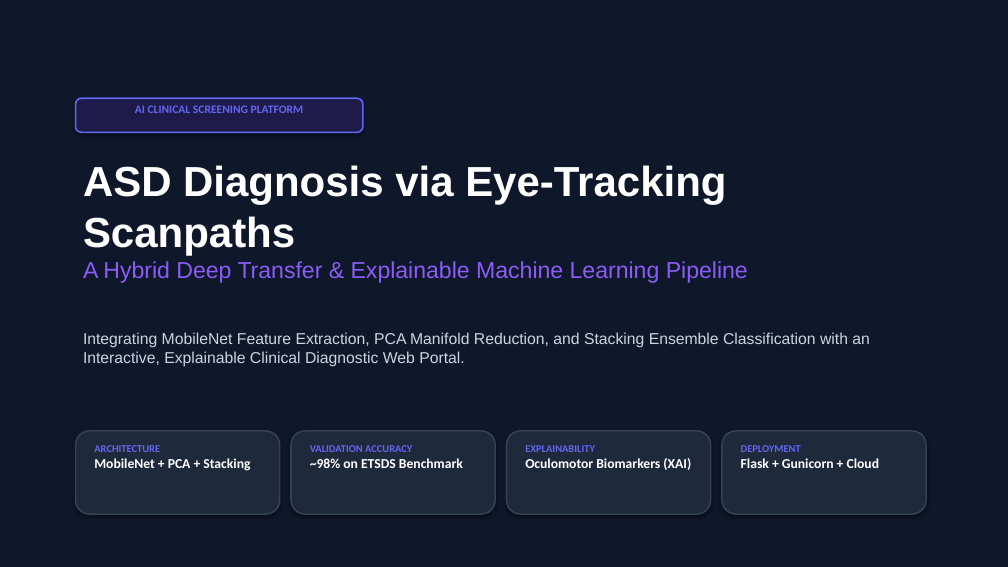
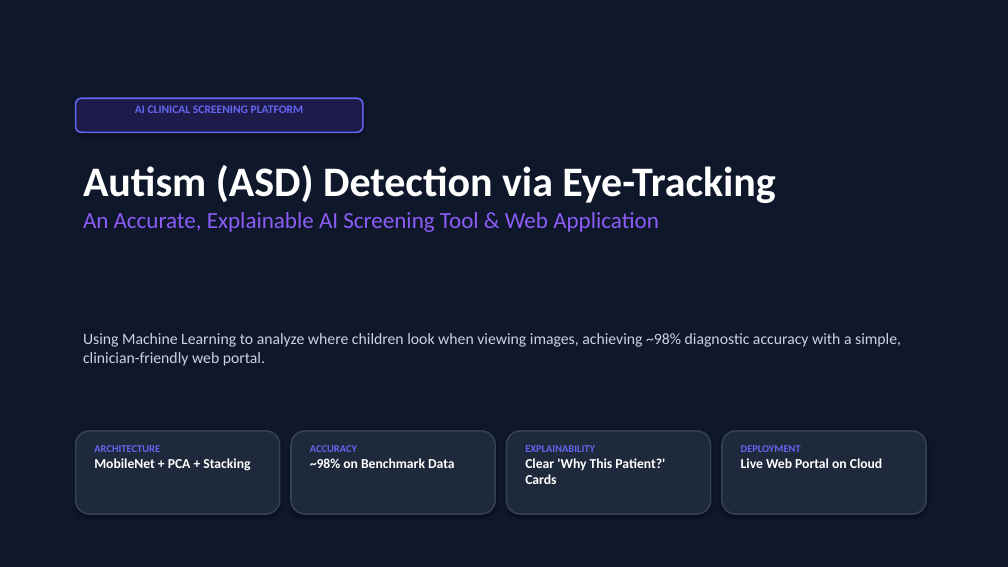
Before and after one commit to nandini-rathod/asd-eye-tracking, a slide deck: slide 1 of ASD_EyeTracking_Presentation.pptx. Drawn at 1008x567 pixels with LibreOffice and Linux fonts; fonts in the diff are those of the drawing. Boxes give left, top, right and bottom in pixels: in the first picture for what was removed or moved away, otherwise in the second. Text is boxed around its words. In the diff, an @@ line names an element or a change of style, - is before the commit and + after.

Commit message:
Update presentation: remove ADHD slide, simplify biomarkers, add handbook guide

```diff
--- a/ASD_EyeTracking_Presentation.pptx
+++ b/ASD_EyeTracking_Presentation.pptx
@@ text at (x1=83, y1=165, x2=775, y2=232): text changed; font Arial to Calibri @@
-ASD Diagnosis via Eye-Tracking Scanpaths
-A Hybrid Deep Transfer & Explainable Machine Learning Pipeline
+Autism (ASD) Detection via Eye-Tracking
+An Accurate, Explainable AI Screening Tool & Web Application
@@ text at (x1=83, y1=333, x2=901, y2=366): text changed; font Arial to Calibri @@
-Integrating MobileNet Feature Extraction, PCA Manifold Reduction, and Stacking Ensemble Classification with an Interactive, Explainable Clinical Diagnostic Web Portal.
+Using Machine Learning to analyze where children look when viewing images, achieving ~98% diagnostic accuracy with a simple, clinician-friendly web portal.
@@ text at (x1=310, y1=445, x2=455, y2=468): text changed @@
-VALIDATION ACCURACY
-~98% on ETSDS Benchmark
+ACCURACY
+~98% on Benchmark Data
@@ text at (x1=525, y1=458, x2=665, y2=484): text changed @@
-Oculomotor Biomarkers (XAI)
+Clear 'Why This Patient?' Cards
@@ text at (x1=741, y1=458, x2=882, y2=468): text changed @@
-Flask + Gunicorn + Cloud
+Live Web Portal on Cloud
```
Also in this commit, not shown: 5 other slides changed, 2 slides added, 3 slides removed, 2 other files.
